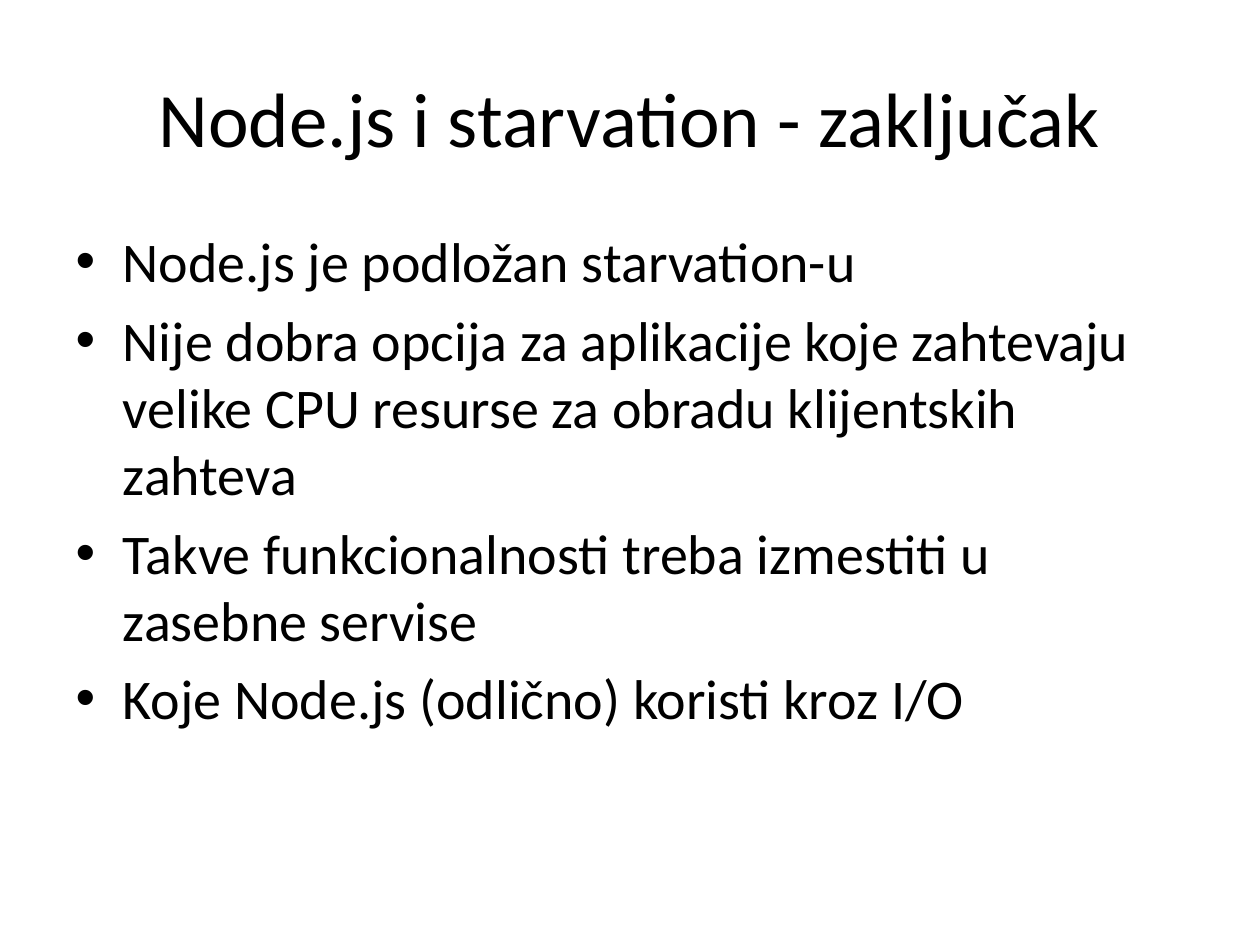
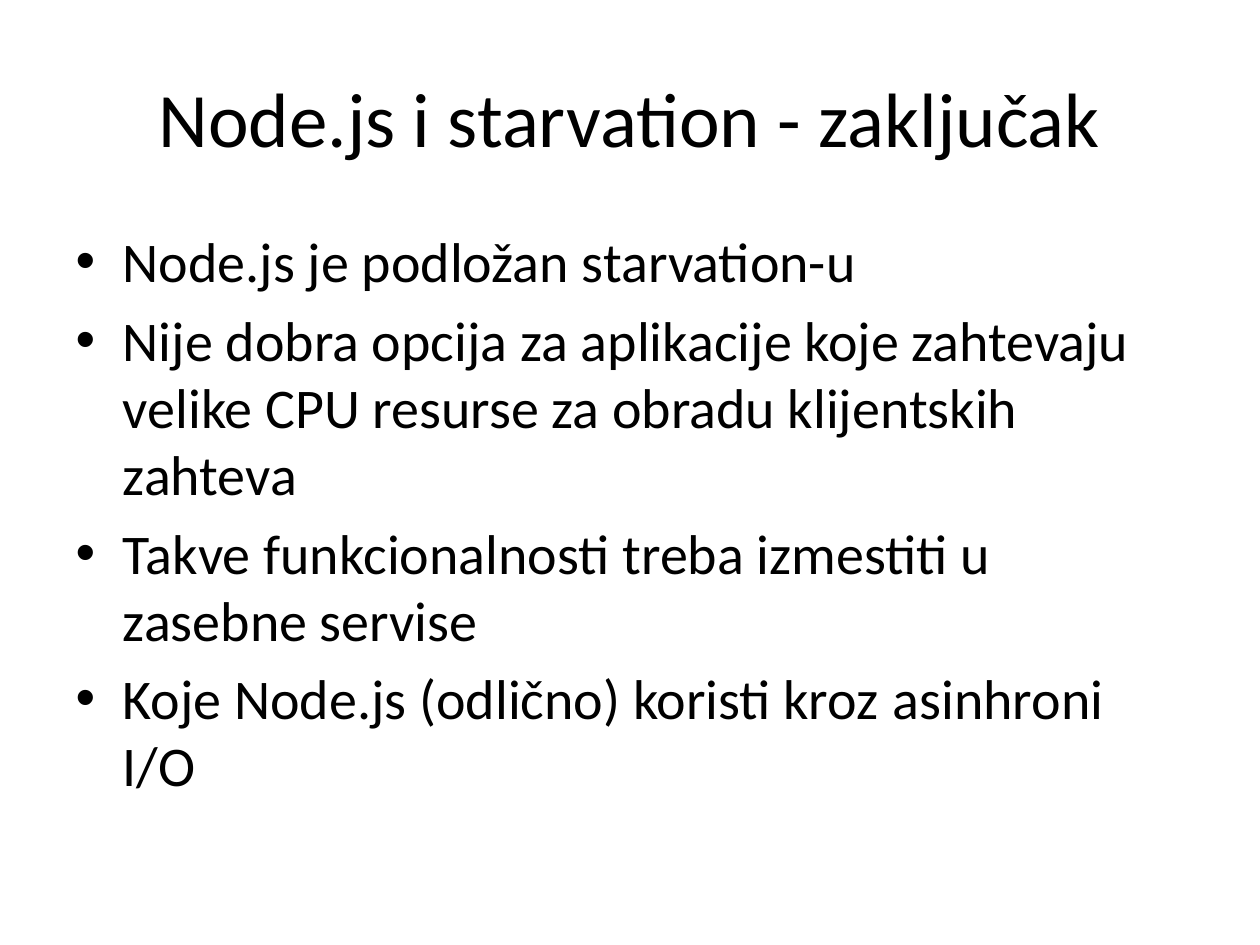
Before and after one commit to XWS2016/BackEnd, a slide deck: slide 20 of 01_Node/BackEnd_01_Node.pptx. Drawn at 1260x945 pixels with LibreOffice and Linux fonts; fonts in the diff are those of the drawing. Boxes give left, top, right and bottom in pixels: in the first picture for what was removed or moved away, otherwise in the second. Text is boxed around its words. In the diff, an @@ line names an element or a change of style, - is before the commit and + after.

```diff
--- a/01_Node/BackEnd_01_Node.pptx
+++ b/01_Node/BackEnd_01_Node.pptx
@@ text at (123, 678, 1104, 789): text changed @@
-• Koje Node.js (odlično) koristi kroz I/O
+• Koje Node.js (odlično) koristi kroz asinhroni I/O
```
Also in this commit, not shown: 8 other slides changed, 13 other files.
